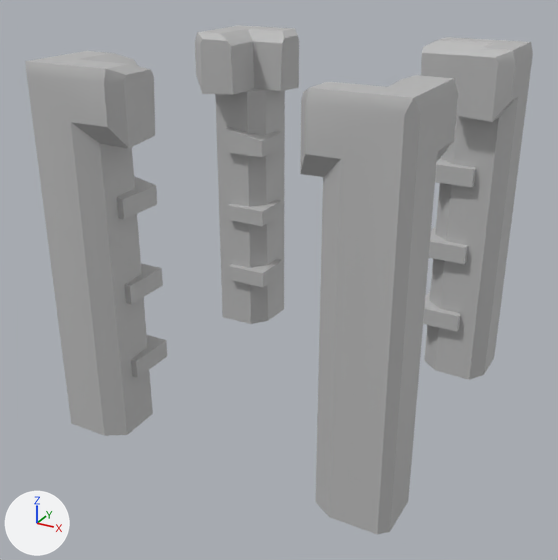
An edit to the FBX model LD54_GameJam/Assets/Assets/SM_LiftLevel.fbx, drawn before and after from the same camera.
One viewpoint serves both versions: a camera (50 mm lens) standing at (0.966, -1.87, 1.286) and looking at (-0.022, -0.074, 0.388). The axes (+X, +Y, +Z) are drawn at lower left. The lights are the same throughout. Where no turn or scale is listed for an object, it has been applied to the vertices.

In view in the first picture: 'LiftLevel'.
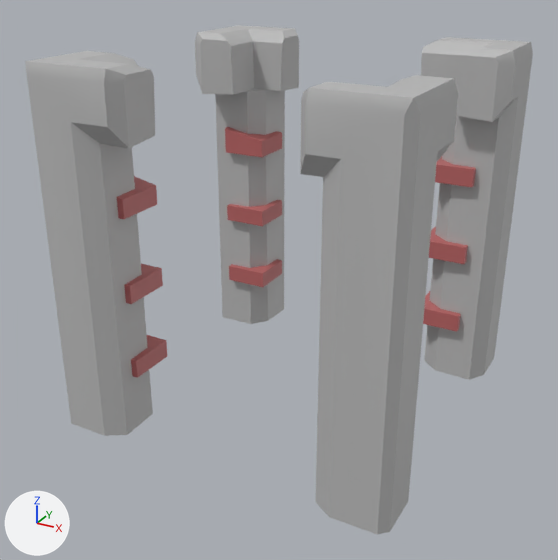
Boxes (x1, y1, x2, y2) around the edits, measured in the pictures (558 x 560 px):
part 1 of me_mesh, recoloured
    both: (117, 127, 476, 378)

What the commit changed:
Material 'lambert2' (mat_lambert2) is new.
Its base color is (0.5, 0.135, 0.135) (pink #bc6767).
me_mesh has 264 vertices, 224 faces and spans x -0.5..0.5, y -0.5..0.5, z 0.0..1.021.
me_mesh is used by ob_liftlevel; location (0.0, 0.0, 0.0).
me_mesh part 1: 70 of the faces centred in x -0.42..0.417, y -0.423..0.418, z 0.169..0.703 switch from mat_lambert1 (grey #bcbcbc) to mat_lambert2 (pink #bc6767).
